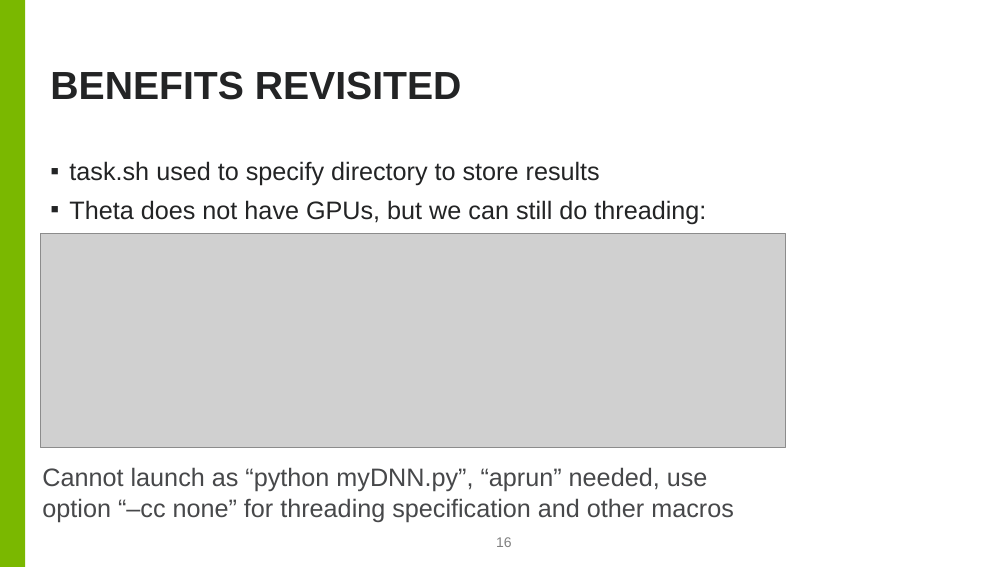
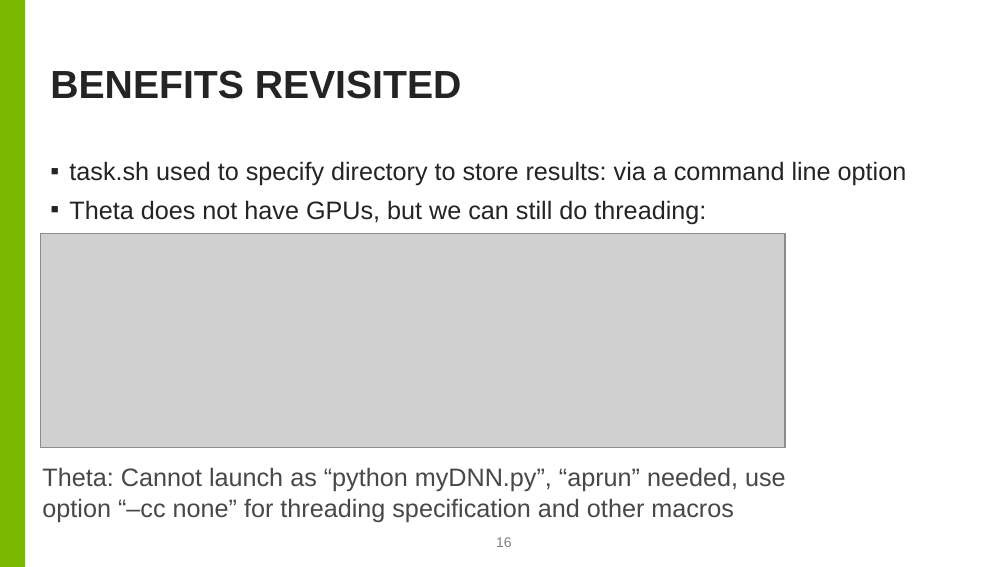
Before and after one commit to brettin/candle_tutorials, a slide deck: slide 16 of Topics/1_migrating_your_DNN_to_candle/CANDLE_Compliant_DNN.pptx. Drawn at 1008x567 pixels with LibreOffice and Linux fonts; fonts in the diff are those of the drawing; grey boxes stand for pictures; background and template pictures are left out. Boxes give left, top, right and bottom in pixels: in the first picture for what was removed or moved away, otherwise in the second. Text is boxed around its words. In the diff, an @@ line names an element or a change of style, - is before the commit and + after.

```diff
--- a/Topics/1_migrating_your_DNN_to_candle/CANDLE_Compliant_DNN.pptx
+++ b/Topics/1_migrating_your_DNN_to_candle/CANDLE_Compliant_DNN.pptx
@@ text at bbox=[69, 161, 907, 186]: text changed @@
-▪ task.sh used to specify directory to store results
+▪ task.sh used to specify directory to store results: via a command line option
@@ text at bbox=[42, 467, 786, 522]: text changed @@
-Cannot launch as “python myDNN.py”, “aprun” needed, use option “–cc none” for threading specification and other macros
+Theta: Cannot launch as “python myDNN.py”, “aprun” needed, use option “–cc none” for threading specification and other macros
```
Also in this commit, not shown: 6 other slides changed.
